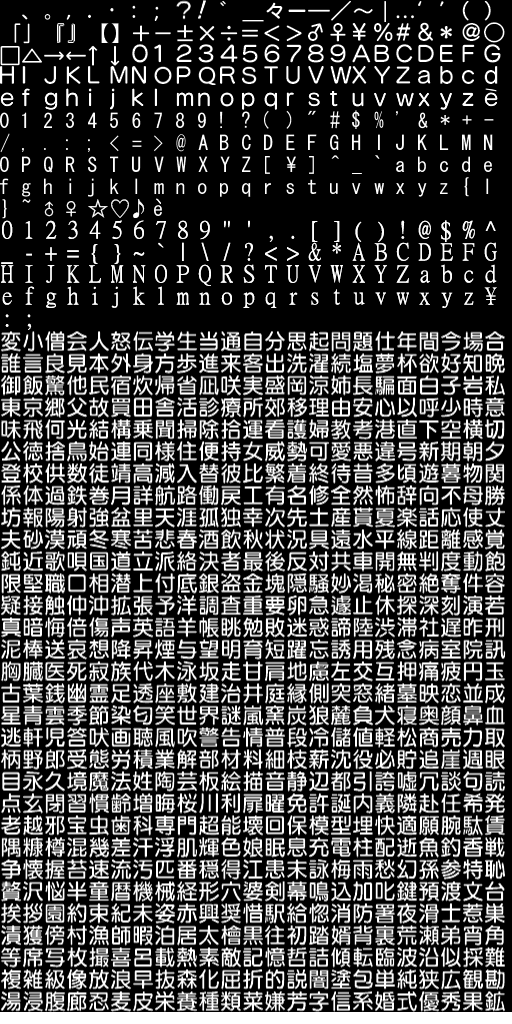
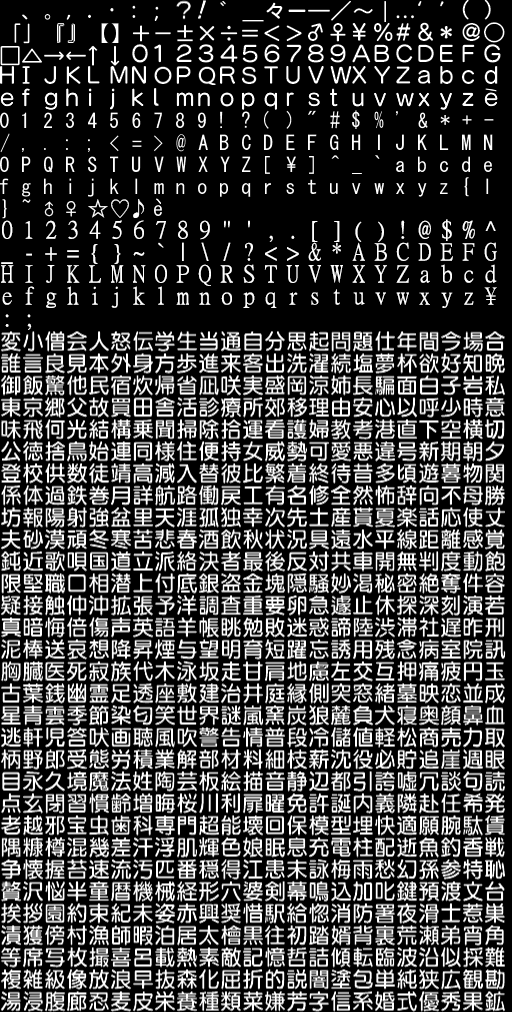
Comparing the layer stacks of the two 512×1024 images. Changes:
hid "0 1 2 3 4 5 6 7 8 9 ' ' , . [ ] ( ) ! @ $ % ^ _ - + = { } ~ ` copy 2" over bbox(1, 220, 497, 330)
hid "0 1 2 3 4 5 6 7 8 9 ' ' , . [ ] ( ) ! @ $ % ^ _ - + = { } ~ ` copy" over bbox(1, 220, 497, 330)
showed "0 1 2 3 4 5 6 7 8 9 ' ' , . [ ] ( ) ! @ $ % ^ _ - + = { } ~ `" over bbox(1, 219, 497, 330)
removed layer "font" over bbox(1, 0, 497, 330)
added layer "Layer 8" above "I" over bbox(154, 88, 157, 103)
added layer "I" above "Layer 6" over bbox(1, 0, 497, 330)
